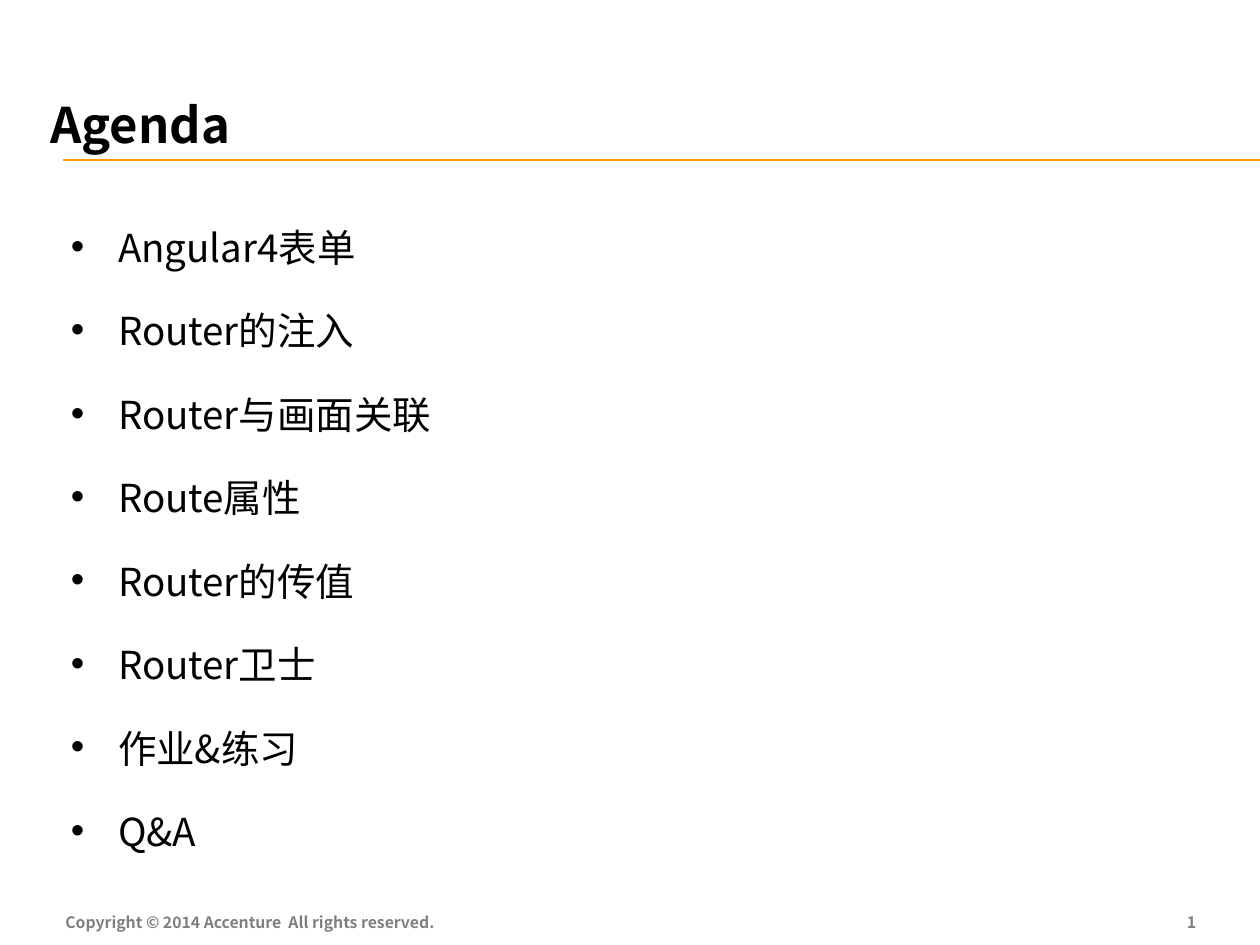
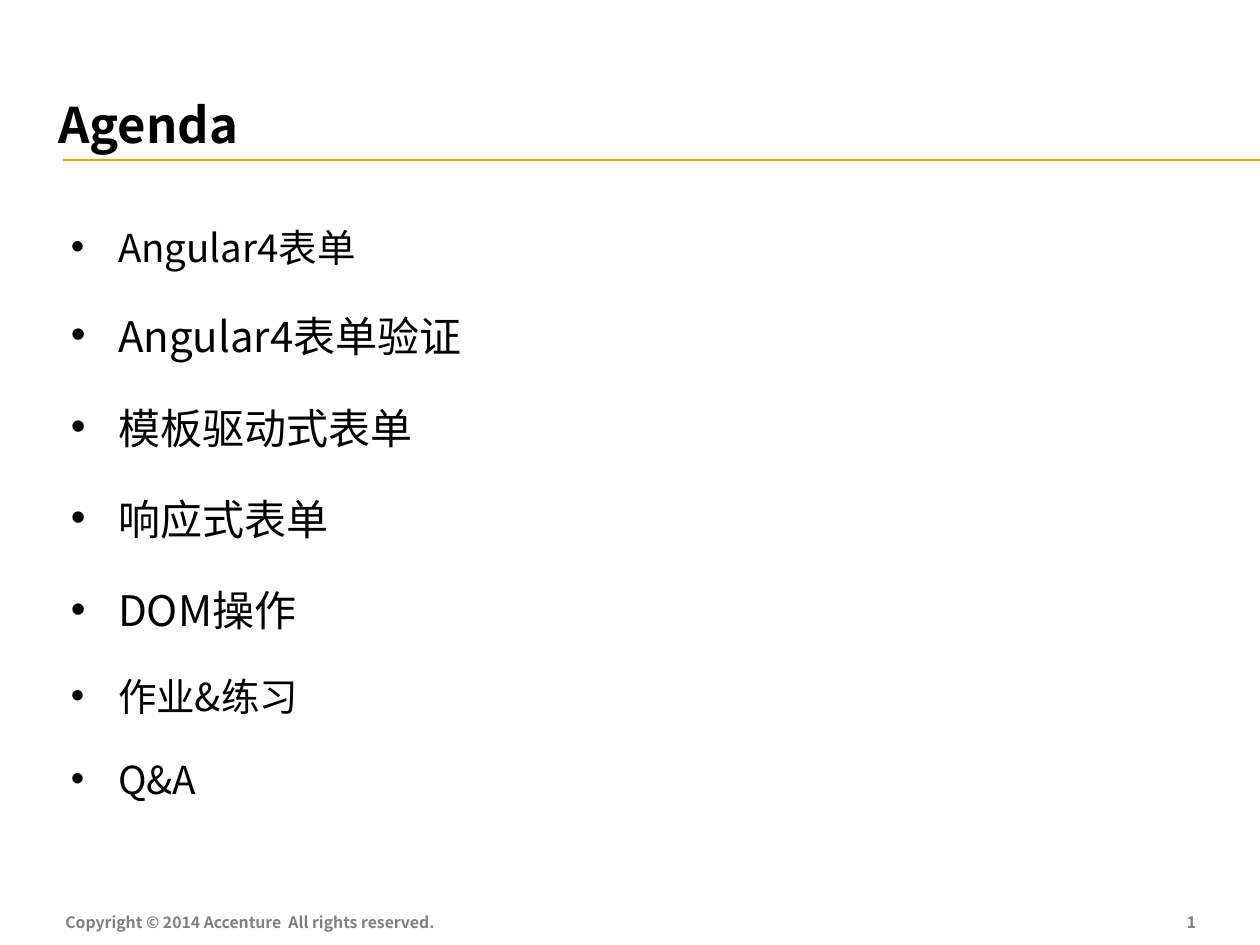
Before and after one commit to FS-Angular-Interest-Group/AngularTraining, a slide deck: slide 2 of PPT/09-Accenture-FS-Angular-Form.pptx. Drawn at 1260x945 pixels with LibreOffice and Linux fonts; fonts in the diff are those of the drawing. Boxes give left, top, right and bottom in pixels: in the first picture for what was removed or moved away, otherwise in the second. Text is boxed around its words. In the diff, an @@ line names an element or a change of style, - is before the commit and + after.

```diff
--- a/PPT/09-Accenture-FS-Angular-Form.pptx
+++ b/PPT/09-Accenture-FS-Angular-Form.pptx
@@ title "Agenda": place and size @@
-title "Agenda" at [50, 104, 230, 155]
+title "Agenda" at [58, 104, 238, 155]
@@ table at [58, 184, 1106, 805] @@
-row 1, column 1: Angular4表单 / Router的注入 / Router与画面关联 / Route属性 / Router的传值 / Router卫士 / 作业&练习 / Q&A
+row 1, column 1: Angular4表单 / Angular4表单验证 / 模板驱动式表单 / 响应式表单 / DOM操作 / 作业&练习 / Q&A
```
Also in this commit, not shown: 4 other slides changed, 1 slide added, 2 slides removed.
